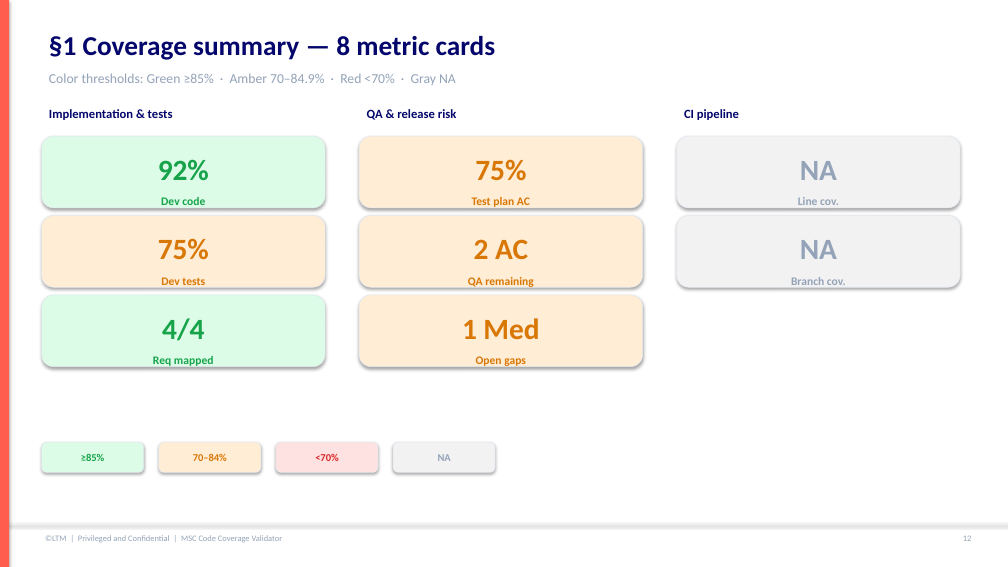
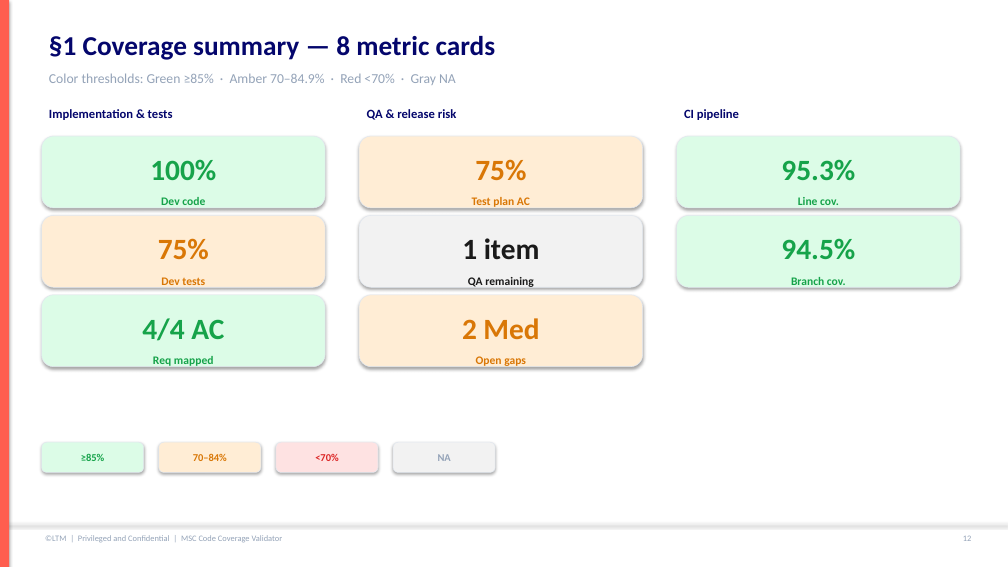
Before and after one commit to mgunjal11/pegasus-qa-agents-lab-copy, a slide deck: slide 13 of docs/MSC-Code-Coverage-Validator-Guide.pptx. Drawn at 1008x567 pixels with LibreOffice and Linux fonts; fonts in the diff are those of the drawing. Boxes give left, top, right and bottom in pixels: in the first picture for what was removed or moved away, otherwise in the second. Text is boxed around its words. In the diff, an @@ line names an element or a change of style, - is before the commit and + after.

```diff
--- a/docs/MSC-Code-Coverage-Validator-Guide.pptx
+++ b/docs/MSC-Code-Coverage-Validator-Guide.pptx
@@ rounded rectangle at bbox=[677, 136, 960, 208]: fill #F2F2F2 to #DCFCE7 @@
@@ text at bbox=[150, 159, 216, 180]: text changed @@
-92%
+100%
@@ text at bbox=[781, 159, 855, 180]: text changed; text colour #94A3B8 to #16A34A @@
-NA
+95.3%
@@ text "Line cov." at bbox=[798, 197, 839, 209]: text colour #94A3B8 to #16A34A @@
@@ rounded rectangle at bbox=[359, 216, 643, 287]: fill #FFEDD5 to #F2F2F2 @@
@@ text at bbox=[462, 238, 540, 260]: text changed; text colour #D97706 to #1A1A1A @@
-2 AC
+1 item
@@ rounded rectangle at bbox=[677, 216, 960, 287]: fill #F2F2F2 to #DCFCE7 @@
@@ text at bbox=[781, 238, 855, 259]: text changed; text colour #94A3B8 to #16A34A @@
-NA
+94.5%
@@ text "QA remaining" at bbox=[468, 277, 534, 287]: text colour #D97706 to #1A1A1A @@
@@ text "Branch cov." at bbox=[791, 277, 846, 285]: text colour #94A3B8 to #16A34A @@
@@ text at bbox=[142, 318, 224, 341]: text changed @@
-4/4
+4/4 AC
@@ text at bbox=[462, 318, 539, 339]: text changed @@
-1 Med
+2 Med
```
Also in this commit, not shown: 15 other slides changed, 1 slide added, 13 other files.
